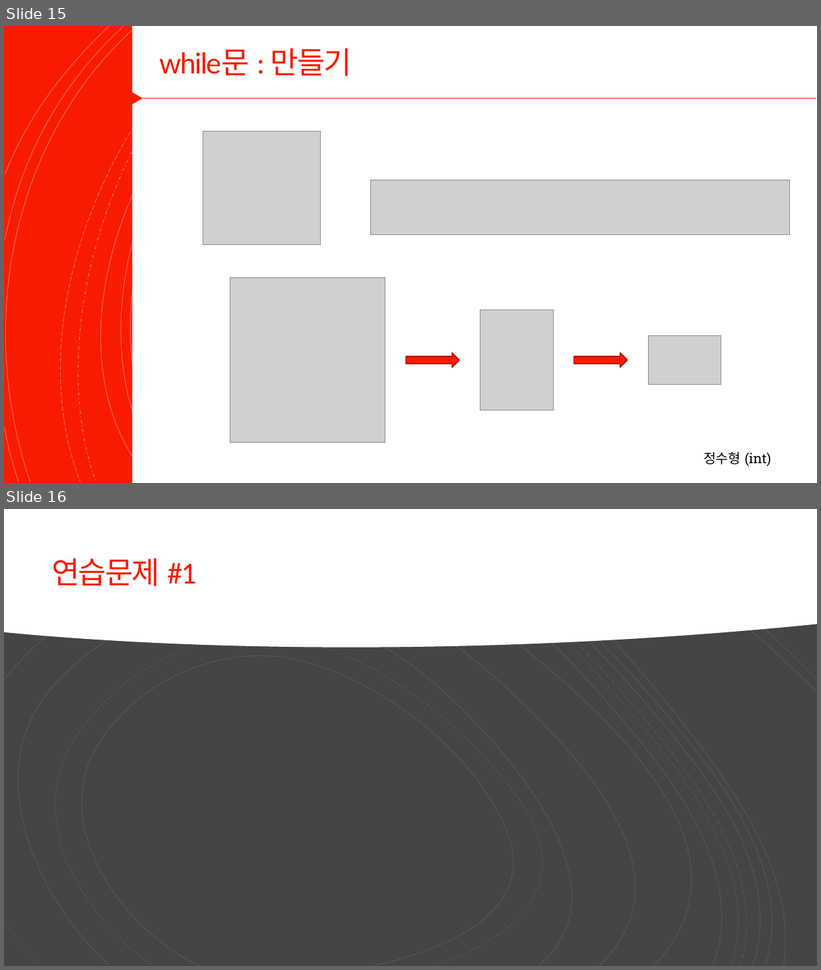
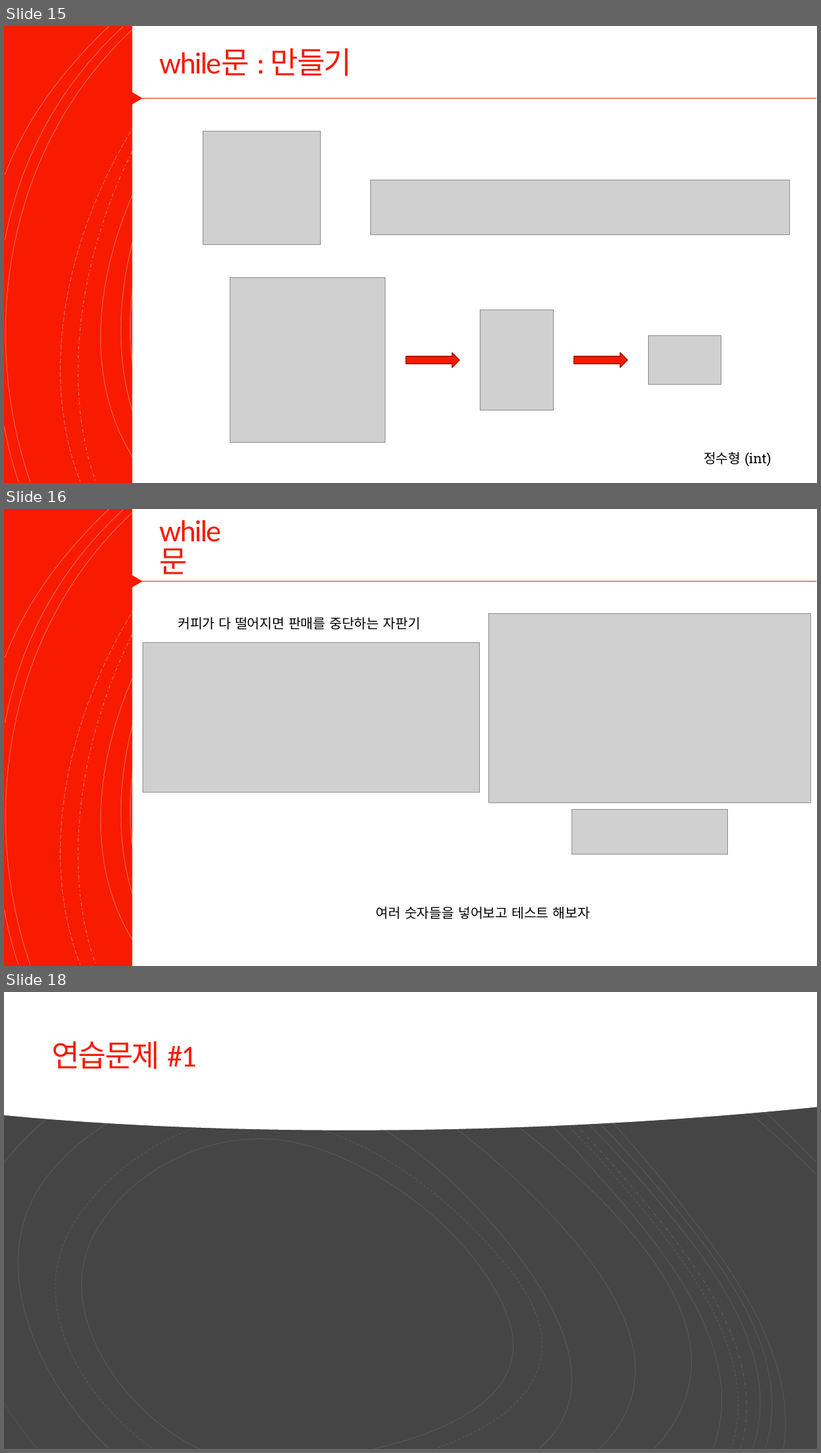
Before and after one commit to Valentine117/python_basic_class, a slide deck: 03장 프로그램의 구조를 쌓는다_제어문.pptx. Shown one above the other, each under a label of ours: slides 15 and 16 before the commit, slides 15, 16 and 18 after it; the slides between them are not shown. The pictures are 821x970 and 821x1453 pixels, drawn with LibreOffice and Linux fonts; fonts in the diff are those of the drawing; grey boxes stand for pictures. Boxes give left, top, right and bottom in pixels: in the first picture for what was removed or moved away, otherwise in the second. Text is boxed around its words. In the diff, an @@ line names an element or a change of style, - is before the commit and + after.

```diff
--- a/03장 프로그램의 구조를 쌓는다_제어문.pptx
+++ b/03장 프로그램의 구조를 쌓는다_제어문.pptx
@@ slide 16 added at (4, 509, 817, 966), background #FFFFFF; not listed: 16 template elements that a slide beside it also shows @@
@@ rectangle added at (4, 509, 817, 966), fill #F81B02 @@
@@ group added at (4, 509, 816, 966): 16 freeform shapes @@
@@ rectangle added at (132, 509, 817, 966), fill #FFFFFF @@
@@ title added at (145, 516, 265, 578), 36 pt, text #F81B02 @@
+while문
@@ triangle added at (125, 571, 143, 591), fill #F81B02 @@
@@ line added from (143, 581) to (817, 581), #ED1A02 0.75 pt @@
@@ text added at (178, 617, 420, 630), 16 pt, text #000000 @@
+커피가 다 떨어지면 판매를 중단하는 자판기
@@ picture added at (489, 613, 811, 803) @@
@@ picture added at (143, 642, 481, 793) @@
@@ picture added at (572, 810, 728, 855) @@
@@ text added at (376, 907, 590, 920), 16 pt, text #000000 @@
+여러 숫자들을 넣어보고 테스트 해보자
@@ what was slide 16 is now slide 18 @@
```
Also in this commit, not shown: 1 other slide added, 1 other file.
